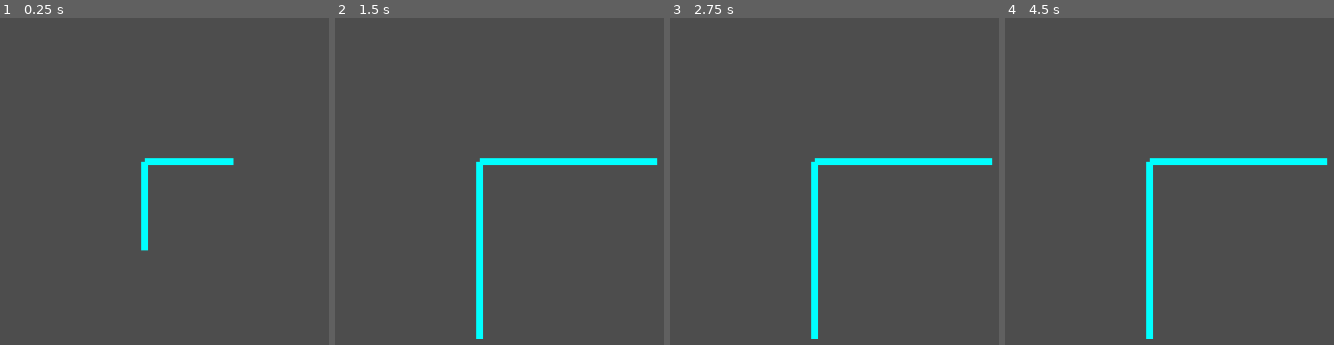
Above: before the commit, frames 1-4 (left to right).
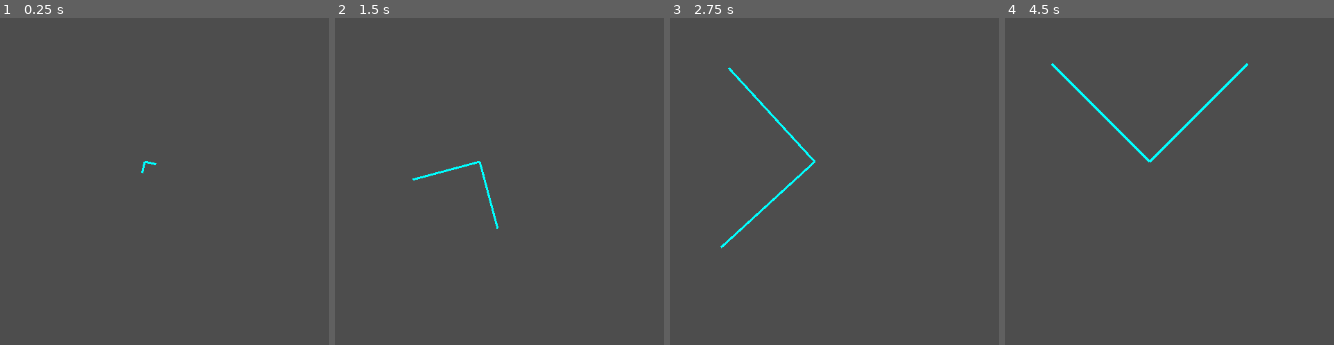
Above: after the commit, the same moments.

Repository: jacksonludwig/laserlazer
Game: Godot game, scene res://src/scenes/test/test_area.tscn
Two runs of this game, one before a commit and one after it. Both use one fixed random seed, a clock stepped at 60 frames per second and the inputs below. The project has no main scene, so this scene is started directly.
Inputs:
- Up to frame 1 (0.25 s): no input
- Up to frame 2 (1.5 s): no input
- Up to frame 3 (2.75 s): no input
- Up to frame 4 (4.5 s): no input

The runs differ from the first frame. In frame 1, 1.1% of the frame differs, in the area x 42-72%, y 42-72%; in frame 2, 2.6%; in frame 3, 2.9%; in frame 4, 3.1%, in the area x 13-99%, y 13-99%.

Commit message:
use raycast until performance becomes a problem

Diff:
--- a/src/obstacles/wall/Edge.tscn
+++ /dev/null
@@ -1,6 +0,0 @@
-[gd_scene load_steps=2 format=3 uid="uid://bkk1e2iakof6k"]
-
-[ext_resource type="Script" path="res://src/obstacles/wall/edge.gd" id="1_04l5i"]
-
-[node name="Edge" type="Area2D"]
-script = ExtResource("1_04l5i")
--- a/src/obstacles/wall/Laser.tscn
+++ b/src/obstacles/wall/Laser.tscn
@@ -2,14 +2,17 @@
 
 [ext_resource type="Script" path="res://src/obstacles/wall/laser.gd" id="1_pvpey"]
 
-[sub_resource type="SegmentShape2D" id="SegmentShape2D_v72bw"]
+[sub_resource type="RectangleShape2D" id="RectangleShape2D_d8plg"]
 resource_local_to_scene = true
-b = Vector2(100, 0)
 
-[node name="LaserShape" type="CollisionShape2D"]
-shape = SubResource("SegmentShape2D_v72bw")
+[node name="LaserRayCast" type="ShapeCast2D"]
+shape = SubResource("RectangleShape2D_d8plg")
+target_position = Vector2(200, 0)
 script = ExtResource("1_pvpey")
+metadata/_edit_group_ = true
 
-[node name="Line2D" type="Line2D" parent="."]
-points = PackedVector2Array(0, 0, 0, 0)
+[node name="LaserVisual" type="Line2D" parent="."]
+scale = Vector2(1, 1)
+points = PackedVector2Array(0, 0, 192, 0)
+width = 3.0
 default_color = Color(0, 1, 1, 1)
--- a/src/obstacles/wall/Vertex.tscn
+++ b/src/obstacles/wall/Vertex.tscn
@@ -4,3 +4,4 @@
 
 [node name="Vertex" type="Node2D"]
 script = ExtResource("1_jiosk")
+state = 1
--- a/src/obstacles/wall/edge.gd
+++ /dev/null
@@ -1,72 +0,0 @@
-class_name Edge
-extends Area2D
-## Static edge that expects to be a child of a vertex
-
-## this status should be inherited from the vertex and not be modified manually
-@export var status: Enums.StatusType = Enums.StatusType.INACTIVE
-
-@onready var vertex: Vertex = get_parent()
-@onready var laser: Laser = $LaserShape
-@onready var laserLine: Line2D = laser.get_child(0)
-
-## tween used for animating state changes
-var _tween: Tween
-
-## the collision and lazer will extend to these values when the edge is active
-var max_collision_size: Vector2
-
-## number of seconds it takes to animate between statuses
-var active_status_change_duration: float = 0.5
-
-
-func _ready():
-	assert(laser is Laser)
-	assert(
-		laser.shape is SegmentShape2D,
-		"expected edge's collision shape to have a segment bounding box"
-	)
-	assert(vertex is Vertex, "expected parent of edge to always be vertex")
-
-	# save the maximum dimensions of the collision shape
-	max_collision_size = laser.shape.b
-
-	# set the laser to zero size if the default state is inactive
-	if status == Enums.StatusType.INACTIVE:
-		_update_laser_size(Vector2.ZERO)
-
-	vertex.connect("status_change", _on_active_status_changed)
-
-
-func _on_active_status_changed(new_status: Enums.StatusType):
-	status = new_status
-
-	match new_status:
-		Enums.StatusType.ACTIVE:
-			_on_become_active()
-		Enums.StatusType.INACTIVE:
-			_on_become_inactive()
-
-
-## tween the collision and laser to maximum size
-func _on_become_active():
-	_get_tween().tween_method(
-		_update_laser_size, laser.shape.b, max_collision_size, active_status_change_duration
-	)
-
-
-## tween the collision and laster to minimum size
-func _on_become_inactive():
-	_get_tween().tween_method(
-		_update_laser_size, laser.shape.b, Vector2.ZERO, active_status_change_duration
-	)
-
-
-func _update_laser_size(size: Vector2):
-	laser.shape.b = size
-	laserLine.points[1] = size
-
-
-func _get_tween():
-	if _tween:
-		return _tween
-	return create_tween()
--- a/src/obstacles/wall/laser.gd
+++ b/src/obstacles/wall/laser.gd
@@ -1,2 +1,61 @@
 class_name Laser
-extends CollisionShape2D
+extends ShapeCast2D
+## Laser wall
+
+## this status should be inherited from the vertex and not be modified manually
+@export var status: Enums.StatusType = Enums.StatusType.INACTIVE
+
+## the collision and laser will extend to these values when the edge is active.
+@onready var end_point := Vector2(self.target_position.x, self.target_position.y)
+@onready var laser_width: float = self.shape.size[1]
+
+@onready var vertex: Vertex = get_parent()
+
+## number of seconds it takes to animate between statuses
+var active_status_change_duration: float = 3
+
+## tween used for animating state changes
+var _tween: Tween
+
+
+func _ready():
+	# set the laser to zero size if the default state is inactive
+	if status == Enums.StatusType.INACTIVE:
+		_update_laser_size(Vector2.ZERO)
+
+	vertex.connect("status_change", _on_active_status_changed)
+
+
+func _on_active_status_changed(new_status: Enums.StatusType):
+	status = new_status
+
+	match new_status:
+		Enums.StatusType.ACTIVE:
+			_on_become_active()
+		Enums.StatusType.INACTIVE:
+			_on_become_inactive()
+
+
+## tween the collision and laser to maximum size
+func _on_become_active():
+	_get_tween().tween_method(
+		_update_laser_size, self.target_position, end_point, active_status_change_duration
+	)
+
+
+## tween the collision and laser to minimum size
+func _on_become_inactive():
+	_get_tween().tween_method(
+		_update_laser_size, self.target_position, Vector2.ZERO, active_status_change_duration
+	)
+
+
+func _update_laser_size(end_point: Vector2):
+	self.target_position = end_point
+	$LaserVisual.points[1] = end_point
+
+
+func _get_tween():
+	if _tween:
+		return _tween
+	return create_tween()
--- a/src/scenes/test/test_area.tscn
+++ b/src/scenes/test/test_area.tscn
@@ -1,30 +1,22 @@
-[gd_scene load_steps=6 format=3 uid="uid://cd15muds850wn"]
+[gd_scene load_steps=5 format=3 uid="uid://cd15muds850wn"]
 
 [ext_resource type="PackedScene" uid="uid://bhvmnn7jhc4p6" path="res://src/obstacles/wall/Vertex.tscn" id="1_dv2qi"]
-[ext_resource type="PackedScene" uid="uid://bkk1e2iakof6k" path="res://src/obstacles/wall/Edge.tscn" id="2_761dt"]
 [ext_resource type="PackedScene" uid="uid://dfwg5qd18h1q5" path="res://src/obstacles/wall/Laser.tscn" id="3_5yrtf"]
 
-[sub_resource type="SegmentShape2D" id="SegmentShape2D_mn3at"]
+[sub_resource type="RectangleShape2D" id="RectangleShape2D_xtj4w"]
+
+[sub_resource type="RectangleShape2D" id="RectangleShape2D_mcc55"]
 resource_local_to_scene = true
-b = Vector2(256, 0)
-
-[sub_resource type="SegmentShape2D" id="SegmentShape2D_o5pp3"]
-resource_local_to_scene = true
-b = Vector2(0, 256)
 
 [node name="test_area" type="Node2D"]
 
 [node name="Vertex" parent="." instance=ExtResource("1_dv2qi")]
 position = Vector2(448, 320)
-state = 1
+movement_state_modifier = 4
 
-[node name="Edge" parent="Vertex" instance=ExtResource("2_761dt")]
+[node name="LaserRayCast" parent="Vertex" instance=ExtResource("3_5yrtf")]
+shape = SubResource("RectangleShape2D_xtj4w")
 
-[node name="LaserShape" parent="Vertex/Edge" instance=ExtResource("3_5yrtf")]
-shape = SubResource("SegmentShape2D_mn3at")
-
-[node name="Edge2" parent="Vertex" instance=ExtResource("2_761dt")]
-metadata/_edit_group_ = true
-
-[node name="LaserShape" parent="Vertex/Edge2" instance=ExtResource("3_5yrtf")]
-shape = SubResource("SegmentShape2D_o5pp3")
+[node name="LaserRayCast2" parent="Vertex" instance=ExtResource("3_5yrtf")]
+rotation = 1.5708
+shape = SubResource("RectangleShape2D_mcc55")
